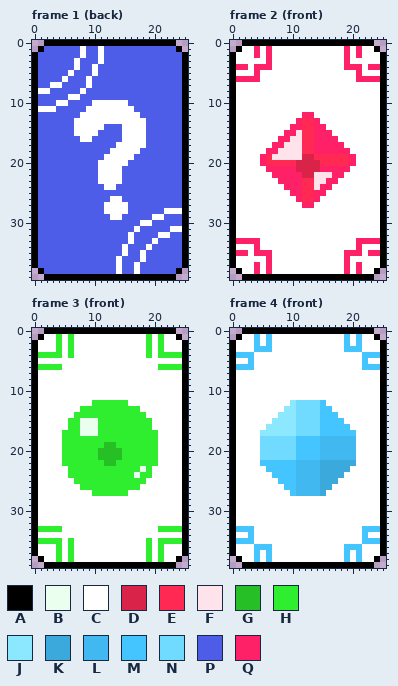
Pixel-art file, stored at resource_original/art/step_flipflip/step_flipflip_card.aseprite. That is the earlier state.
26x40 pixels, 5 frames. Shown: frame 1 (back), frame 2 (front), frame 3 (front), frame 4 (front). The commit also changed other frames, which this record leaves out.
Palette (. is transparent): A #000000  B #ebffef  C #ffffff  D #d92348  E #ff2954  F #ffe3ea  G #26c026  H #2fed2f  J #8ce8ff  K #3ba9dc  L #41b9f0  M #45c5ff  N #70dbff  P #4d5de8  Q #ff2167
And afterwards:
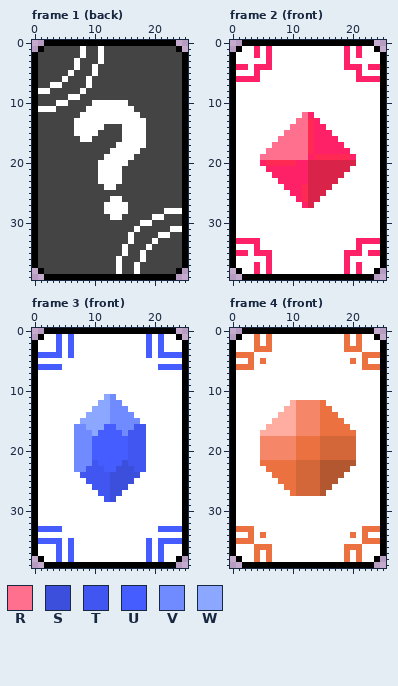
Colours new in this view: R #ff708f  S #3b4edc  T #4156f0  U #455cff  V #708aff  W #8ca7ff
Diff:
colour J: #8ce8ff -> #ffada1
colour K: #3ba9dc -> #b35730
colour L: #41b9f0 -> #d46739
colour M: #45c5ff -> #eb7240
colour N: #70dbff -> #f58667
colour P: #4d5de8 -> #444444
Changed rows in their new state; - is a pixel that keeps its letter.
Frame 2 (front), layer "body":
first column x 5:
12 -------R--------
13 ------RR--------
14 -----RRR--------
15 ----RRRR--------
16 ---RRRRR--------
17 --RRRRRR--------
18 -RRRRRRR--------
19 RRRRRRRRQ-------
20 ------QQ--DDDDDD
21 ------QQ--DDDDD-
22 -------Q-DDDDD--
23 -------QDDDDD---
24 --------DDDD----
25 --------DDD-----
26 --------DD------
27 --------D-------
Frame 3 (front), layer "body":
first column x 1:
 1 ---U-U------------U-U---
 2 ---U-U------------U-U---
 3 ---U-U------------U-U---
 4 UUUU-U------------U-UUUU
 6 UUUU----------------UUUU
first column x 5:
11 -------WV-------
12 -----CWWVVC-----
13 ---CCWWWVVVCC---
14 --CCWWWWVVVVCC--
15 -CCWWWWWVVVVVCC-
16 -CVVWWWUUVVVTTC-
17 CCVVVWUUUUVTTTCC
18 CCVVVUUUUUUTTTCC
19 CCVVVUUUUUUTTTCC
20 CCVVVUUUUUUTTTCC
21 CCVVVUUUUUUTTTCC
22 CCVVVTUUUUSTTTCC
23 -CVVTTTUUSSSTTC-
24 -CCTTTTTSSSSSCC-
25 --CCTTTTSSSSCC--
26 ---CCTTTSSSCC---
27 -----CTTSSC-----
28 -------TS-------
first column x 1:
33 UUUU----------------UUUU
35 UUUU-U------------U-UUUU
36 ---U-U------------U-U---
37 ---U-U------------U-U---
38 ---U-U------------U-U---
Frame 4 (front), layer "body":
first column x 5:
 5 M--------------M
first column x 5:
34 M--------------M
